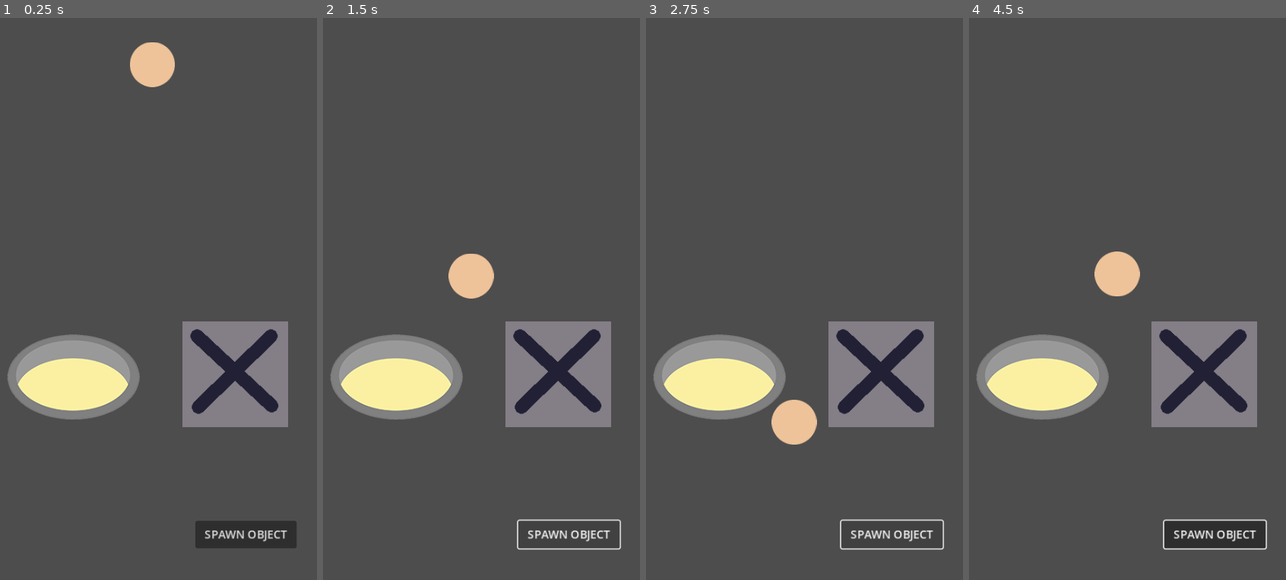
Above: before the commit, frames 1-4 (left to right).
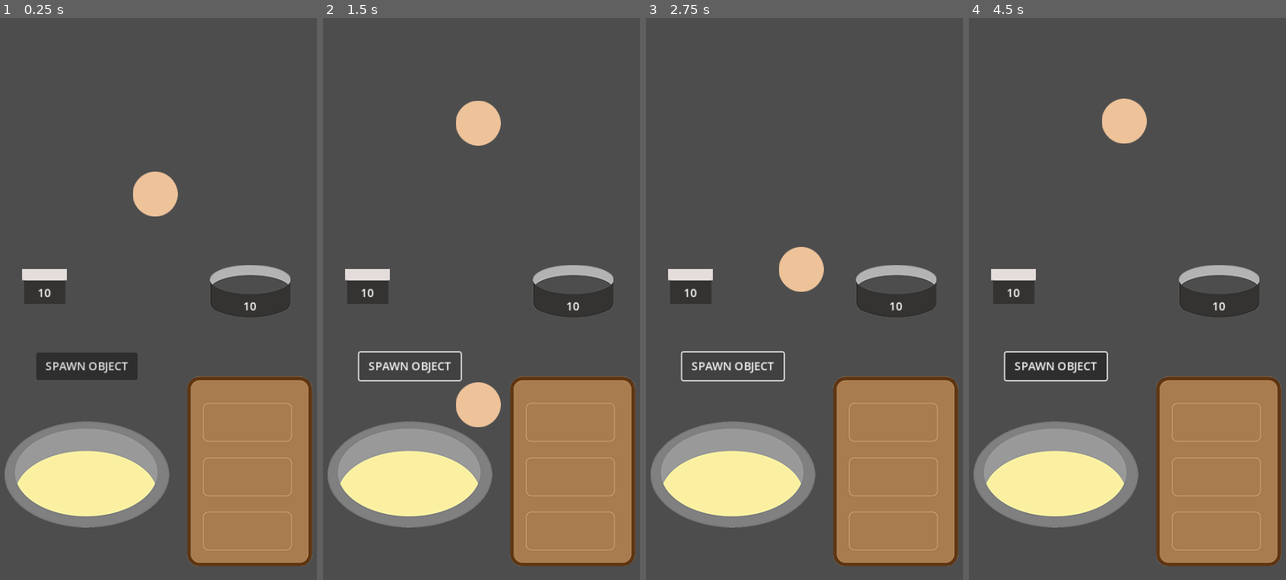
Above: after the commit, the same moments.

Repository: nathrmendoza/isv-godot-v2
Game: Godot game, scene res://scenes/level_debug.tscn
The game is run twice, just before and just after one commit, with the same random seed, the same clock (stepped at 60 frames per second) and the same inputs.
Inputs (mouse positions are in pixels of both pictures, inside the frame that each line leads up to):
- Up to frame 1 (0.25 s): no input
- Up to frame 2 (1.5 s): click "SPAWN OBJECT" at 0.5 s; click "SPAWN OBJECT" at 1.25 s
- Up to frame 3 (2.75 s): click "SPAWN OBJECT" at 2 s
- Up to frame 4 (4.5 s): drag from (1041, 372) to (1203, 372) at 2.77 s; drag from (1057, 304) to (1203, 372) at 3.52 s; tap Enter at 4.25 s; move the mouse to (1159, 141) at 4.27 s; press the mouse at (1159, 141) at 4.28 s

The runs differ from the first frame. In frame 1, 33% of the frame differs, in the area x 1-99%, y 4-98%; in frame 2, 34%, in the area x 1-99%, y 14-98%; in frame 3, 33%; in frame 4, 33%.

Commit message:
updates 09/21/24: container objects, update sprites

Diff:
--- /dev/null
+++ b/data/ingredient/res_testball.tres
@@ -0,0 +1,11 @@
+[gd_resource type="Resource" script_class="Ingredient" load_steps=3 format=3 uid="uid://dwgw3h8gqgtju"]
+
+[ext_resource type="PackedScene" uid="uid://dvbw61cjjh4ty" path="res://scenes/obj_ingredient.tscn" id="1_x8j0c"]
+[ext_resource type="Script" path="res://scripts/model_ingredient.gd" id="2_wb2xv"]
+
+[resource]
+script = ExtResource("2_wb2xv")
+ingredient_id = "test_ball"
+name = "Test Ball"
+description = "Just a ball for testing."
+ingredient_scene = ExtResource("1_x8j0c")
--- a/project.godot
+++ b/project.godot
@@ -10,10 +10,14 @@
 
 [application]
 
-config/name="MechanicsTesting"
+config/name="ProjectISV"
 run/main_scene="res://scenes/level_debug.tscn"
 config/features=PackedStringArray("4.3", "Mobile")
 config/icon="res://icon.svg"
+
+[autoload]
+
+PlayerData="*res://scripts/globals_player_data.gd"
 
 [display]
 
@@ -21,6 +25,7 @@
 window/size/viewport_height=864
 window/size/initial_position=Vector2i(-1, 0)
 window/stretch/mode="canvas_items"
+window/stretch/aspect="keep_width"
 window/handheld/orientation=1
 
 [global_group]
--- a/scenes/level_debug.tscn
+++ b/scenes/level_debug.tscn
@@ -1,9 +1,12 @@
-[gd_scene load_steps=5 format=3 uid="uid://gf6116eqikgr"]
+[gd_scene load_steps=8 format=3 uid="uid://gf6116eqikgr"]
 
 [ext_resource type="PackedScene" uid="uid://dvbw61cjjh4ty" path="res://scenes/obj_ingredient.tscn" id="1_0booi"]
 [ext_resource type="Script" path="res://scripts/debug.gd" id="1_d5xud"]
-[ext_resource type="PackedScene" uid="uid://def7o8q05t2hh" path="res://scenes/obj_droppable.tscn" id="3_xmf5l"]
+[ext_resource type="PackedScene" uid="uid://codud652vjd76" path="res://scenes/obj_prep_table.tscn" id="4_uq3oj"]
 [ext_resource type="PackedScene" uid="uid://o1cgde63wpn6" path="res://scenes/obj_stove.tscn" id="4_ynn72"]
+[ext_resource type="PackedScene" uid="uid://dvob3mx2mmah6" path="res://scenes/obj_container.tscn" id="5_488xn"]
+[ext_resource type="Resource" uid="uid://dwgw3h8gqgtju" path="res://data/ingredient/res_testball.tres" id="6_rnhqv"]
+[ext_resource type="PackedScene" uid="uid://88tqqbpackoo" path="res://scenes/obj_container_alt.tscn" id="7_u1egw"]
 
 [node name="LevelDebug" type="Node2D"]
 script = ExtResource("1_d5xud")
@@ -16,24 +19,35 @@
 anchor_top = 1.0
 anchor_right = 0.5
 anchor_bottom = 1.0
-offset_left = 298.0
-offset_top = 780.0
-offset_right = 442.0
-offset_bottom = 819.0
+offset_left = 72.0
+offset_top = 541.0
+offset_right = 216.0
+offset_bottom = 580.0
 grow_horizontal = 2
 grow_vertical = 0
 text = "SPAWN OBJECT"
 
-[node name="ObjDroppable" parent="." instance=ExtResource("3_xmf5l")]
-position = Vector2(355, 572)
-
 [node name="ObjIngredient" parent="." instance=ExtResource("1_0booi")]
-position = Vector2(237, 103)
+position = Vector2(241, 287)
 
 [node name="ObjStove" parent="." instance=ExtResource("4_ynn72")]
-position = Vector2(125, 566)
+position = Vector2(144, 702)
 
 [node name="SpawnLocation" type="Marker2D" parent="."]
-position = Vector2(231, 417)
+position = Vector2(241, 200)
+
+[node name="ObjPrepTable" parent="." instance=ExtResource("4_uq3oj")]
+position = Vector2(375, 710)
+rotation = 1.5708
+
+[node name="ObjContainer" parent="." instance=ExtResource("5_488xn")]
+position = Vector2(376, 454)
+ingredient = ExtResource("6_rnhqv")
+pop_direction = "left"
+
+[node name="ObjContainerAlt" parent="." instance=ExtResource("7_u1egw")]
+position = Vector2(84, 447)
+ingredient = ExtResource("6_rnhqv")
+pop_direction = "right"
 
 [connection signal="pressed" from="Button" to="." method="_on_button_pressed"]
--- /dev/null
+++ b/scenes/obj_container.tscn
@@ -0,0 +1,51 @@
+[gd_scene load_steps=4 format=3 uid="uid://dvob3mx2mmah6"]
+
+[ext_resource type="Script" path="res://scripts/bhv_container.gd" id="1_405xt"]
+[ext_resource type="Texture2D" uid="uid://bof7512r1lu8i" path="res://sprites/containers/spr_container.png" id="2_8tlsa"]
+
+[sub_resource type="RectangleShape2D" id="RectangleShape2D_xshy5"]
+size = Vector2(114, 74)
+
+[node name="ObjContainer" type="Node2D"]
+script = ExtResource("1_405xt")
+
+[node name="Sprite2D" type="Sprite2D" parent="."]
+texture = ExtResource("2_8tlsa")
+
+[node name="Area2D" type="Area2D" parent="."]
+
+[node name="CollisionShape2D" type="CollisionShape2D" parent="Area2D"]
+shape = SubResource("RectangleShape2D_xshy5")
+
+[node name="Control" type="Control" parent="."]
+layout_mode = 3
+anchors_preset = 0
+offset_left = -57.0
+offset_top = -37.0
+offset_right = 57.0
+offset_bottom = 37.0
+size_flags_horizontal = 4
+size_flags_vertical = 4
+mouse_filter = 2
+
+[node name="StockLabel" type="Label" parent="Control"]
+layout_mode = 1
+anchors_preset = 7
+anchor_left = 0.5
+anchor_top = 1.0
+anchor_right = 0.5
+anchor_bottom = 1.0
+offset_left = -20.0
+offset_top = -27.0
+offset_right = 20.0
+offset_bottom = -4.0
+grow_horizontal = 2
+grow_vertical = 0
+size_flags_horizontal = 4
+text = "0"
+horizontal_alignment = 1
+vertical_alignment = 1
+
+[connection signal="input_event" from="Area2D" to="." method="_on_area_2d_input_event"]
+[connection signal="mouse_entered" from="Area2D" to="." method="_on_area_2d_mouse_entered"]
+[connection signal="mouse_exited" from="Area2D" to="." method="_on_area_2d_mouse_exited"]
--- /dev/null
+++ b/scenes/obj_container_alt.tscn
@@ -0,0 +1,51 @@
+[gd_scene load_steps=4 format=3 uid="uid://88tqqbpackoo"]
+
+[ext_resource type="Script" path="res://scripts/bhv_container.gd" id="1_heo02"]
+[ext_resource type="Texture2D" uid="uid://i2emos6b87dx" path="res://sprites/containers/spr_container_alt.png" id="2_r47jp"]
+
+[sub_resource type="RectangleShape2D" id="RectangleShape2D_xshy5"]
+size = Vector2(64, 50)
+
+[node name="ObjContainerAlt" type="Node2D"]
+script = ExtResource("1_heo02")
+
+[node name="Sprite2D" type="Sprite2D" parent="."]
+texture = ExtResource("2_r47jp")
+
+[node name="Area2D" type="Area2D" parent="."]
+
+[node name="CollisionShape2D" type="CollisionShape2D" parent="Area2D"]
+shape = SubResource("RectangleShape2D_xshy5")
+
+[node name="Control" type="Control" parent="."]
+layout_mode = 3
+anchors_preset = 0
+offset_left = -32.0
+offset_top = -25.0
+offset_right = 32.0
+offset_bottom = 25.0
+size_flags_horizontal = 4
+size_flags_vertical = 4
+mouse_filter = 2
+
+[node name="StockLabel" type="Label" parent="Control"]
+layout_mode = 1
+anchors_preset = 7
+anchor_left = 0.5
+anchor_top = 1.0
+anchor_right = 0.5
+anchor_bottom = 1.0
+offset_left = -20.0
+offset_top = -27.0
+offset_right = 20.0
+offset_bottom = -4.0
+grow_horizontal = 2
+grow_vertical = 0
+size_flags_horizontal = 4
+text = "0"
+horizontal_alignment = 1
+vertical_alignment = 1
+
+[connection signal="input_event" from="Area2D" to="." method="_on_area_2d_input_event"]
+[connection signal="mouse_entered" from="Area2D" to="." method="_on_area_2d_mouse_entered"]
+[connection signal="mouse_exited" from="Area2D" to="." method="_on_area_2d_mouse_exited"]
--- /dev/null
+++ b/scenes/obj_prep_table.tscn
@@ -0,0 +1,45 @@
+[gd_scene load_steps=6 format=3 uid="uid://codud652vjd76"]
+
+[ext_resource type="Script" path="res://scripts/bhv_prep_table.gd" id="1_ef8re"]
+[ext_resource type="Texture2D" uid="uid://do5b5skp4a6te" path="res://sprites/prep/spr_prep_table.png" id="1_xuxrw"]
+
+[sub_resource type="RectangleShape2D" id="RectangleShape2D_g1o4t"]
+size = Vector2(60, 130)
+
+[sub_resource type="RectangleShape2D" id="RectangleShape2D_sxqc2"]
+size = Vector2(58, 129)
+
+[sub_resource type="RectangleShape2D" id="RectangleShape2D_quu56"]
+size = Vector2(58, 128)
+
+[node name="ObjPrepTable" type="Node2D"]
+script = ExtResource("1_ef8re")
+
+[node name="Sprite2D" type="Sprite2D" parent="."]
+texture = ExtResource("1_xuxrw")
+
+[node name="Area1" type="Area2D" parent="."]
+position = Vector2(-69, 2)
+
+[node name="CollisionShape2D" type="CollisionShape2D" parent="Area1"]
+position = Vector2(-1, 2)
+shape = SubResource("RectangleShape2D_g1o4t")
+
+[node name="Area2" type="Area2D" parent="."]
+position = Vector2(8, 0)
+
+[node name="CollisionShape2D" type="CollisionShape2D" parent="Area2"]
+position = Vector2(0, 3.5)
+shape = SubResource("RectangleShape2D_sxqc2")
+
+[node name="Area3" type="Area2D" parent="."]
+position = Vector2(85, 0)
+
+[node name="CollisionShape2D" type="CollisionShape2D" parent="Area3"]
+position = Vector2(-1, 3)
+shape = SubResource("RectangleShape2D_quu56")
+
+[connection signal="body_entered" from="Area1" to="." method="_on_area_1_body_entered"]
+[connection signal="body_exited" from="Area1" to="." method="_on_area_1_body_exited"]
+[connection signal="mouse_entered" from="Area1" to="." method="_on_area_1_mouse_entered"]
+[connection signal="mouse_exited" from="Area1" to="." method="_on_area_1_mouse_exited"]
--- a/scenes/obj_stove.tscn
+++ b/scenes/obj_stove.tscn
@@ -62,7 +62,7 @@
 [node name="Area2D" type="Area2D" parent="."]
 
 [node name="CollisionPolygon2D" type="CollisionPolygon2D" parent="Area2D"]
-polygon = PackedVector2Array(0, -50, -23, -49, -47, -42, -67, -33, -80, -21, -88, -11, -92, 0, -93, 7, -93, 15, -90, 26, -85, 35, -75, 46, -62, 55, -46, 62, -29, 67, -15, 69, 0, 70, 17, 69, 33, 66, 43, 63, 51, 60, 60, 56, 66.4338, 51.7108, 72, 48, 79, 42, 84, 36, 89, 28, 92, 20, 93, 14, 93, 5, 91, -4, 88, -10, 82, -19, 73, -28, 59, -37, 47, -42, 35, -46, 13, -50)
+polygon = PackedVector2Array(0, -64, -24, -62, -45, -58, -65, -51, -84, -40, -99, -28, -111, -12, -115, 2, -117, 18, -112, 34, -105, 45, -97, 54, -85, 64, -67, 74, -49, 81, -31, 85, -10, 88, 8, 88, 25, 86, 45, 82, 65, 75, 80, 67, 92, 58, 102, 48, 113, 33, 117, 13, 115, 0, 110, -13, 97, -29, 82, -41, 66, -50, 45, -57, 23, -62)
 
 [node name="ParentMask" type="Sprite2D" parent="."]
 clip_children = 1
--- /dev/null
+++ b/scripts/bhv_container.gd
@@ -0,0 +1,36 @@
+extends Node2D
+
+@export var ingredient: Ingredient
+@export_enum('straight', 'left', 'right') var pop_direction = 'straight'
+var stock: int = 0
+
+@onready var stockText: Label = $Control/StockLabel
+
+# Called when the node enters the scene tree for the first time.
+func _ready() -> void:
+	if ingredient != null:
+		stock = PlayerData.getStock(ingredient.ingredient_id)
+		update_stock(stock)
+
+func update_stock(num) -> void:
+	stock = num
+	stockText.text = str(num)
+
+#run this when scene is done
+func update_player_data() -> void:
+	PlayerData.updateStock(ingredient.ingredient_id, stock)
+
+#click container, instantiate ingredient
+func _on_area_2d_input_event(viewport: Node, event: InputEvent, shape_idx: int) -> void:
+	if ingredient and stock > 0:
+		if event is InputEventMouseButton and event.button_index == MOUSE_BUTTON_LEFT:
+			if event.pressed:
+				update_stock(stock - 1)
+				var _ingredient = ingredient.ingredient_scene.instantiate()
+				_ingredient.position = Vector2(0, 0)
+				#UPDATE THIS TO MAIN SCENE
+				add_child(_ingredient)
+				_ingredient._tween_pop_off(pop_direction)
+
+				#test parent node
+				print_debug(_ingredient.get_parent())
--- a/scripts/bhv_ingredient.gd
+++ b/scripts/bhv_ingredient.gd
@@ -1,7 +1,7 @@
 extends RigidBody2D
 
 #ingredient specific properties
-@export_range(1, 15, 1) var cook_timer: int = 10
+@export_range(1, 15, 1) var cook_timer: int = 6
 
 @onready var animated_sprite: AnimatedSprite2D = $AnimatedSprite2D
 @onready var collision_body: CollisionShape2D = $CollisionShape2D
@@ -94,8 +94,6 @@
 		draggable = false
 		global_position = cooking_position
 		set_deferred('freeze', true)
-		#disable collider masks (this ensures ingredients don't bump with each other)
-		set_collision_mask_value(1, false)
 		hide()
 
 func finish_cooking():
@@ -106,10 +104,6 @@
 	freeze = false
 	_tween_pop_off('right')
 
-	#reset collisions
-	await get_tree().create_timer(2.0).timeout
-	set_collision_mask_value(1, true)
-
 #getting texture from animation (single frame only)
 func get_anim_texture(state: String) -> Texture2D:
 	var sprite_frames = animated_sprite.get_sprite_frames()
@@ -117,10 +111,18 @@
 
 #tween
 func _tween_pop_off(direction: String):
+	#disable collider for 2 seconds (avoids bumping to each other)
+	set_collision_mask_value(1, false)
+
+	var rand_x = randi_range(75, 250)
 	match direction:
 		'straight':
 			apply_central_impulse(Vector2(0, -500))
 		'left':
-			apply_central_impulse(Vector2(-150, -500))
+			apply_central_impulse(Vector2(-rand_x, -500))
 		'right':
-			apply_central_impulse(Vector2(150, -500))
+			apply_central_impulse(Vector2(rand_x, -500))
+
+
+	await get_tree().create_timer(0.75).timeout
+	set_collision_mask_value(1, true)
--- /dev/null
+++ b/scripts/bhv_prep_table.gd
@@ -0,0 +1,27 @@
+extends Node
+
+var area_1_colliding_body = null
+var area_2_colliding_body = null
+var area_3_colliding_body = null
+
+#array of ingredient dictionaries
+var area_1_slots: Array = [null, null, null]
+var area_2_slots: Array = [null, null, null]
+var area_3_slots: Array = [null, null, null]
+
+#signals:
+#mouse signals: dictates which prep area is being hovered, this avoids having multiple
+#prep areas triggering body collisions, mouse signals serves as checkers
+#body signals: detects body collisions from ingredients and set them to the variable which
+#will later be used if the mouse releases within the collider
+func _on_area_1_mouse_entered() -> void:
+	print_debug('mouse entered')
+
+func _on_area_1_mouse_exited() -> void:
+	print_debug('mouse exited')
+
+func _on_area_1_body_entered(body: Node2D) -> void:
+	print_debug('body entered')
+
+func _on_area_1_body_exited(body: Node2D) -> void:
+	print_debug('body exited')
--- a/scripts/bhv_stove.gd
+++ b/scripts/bhv_stove.gd
@@ -1,9 +1,9 @@
 extends Node
 
 const MAX_COOK = 6
-var cooking_slots: Array
-var cooking_sprites: Array
-var cooking_tweens: Array
+var cooking_slots: Array = [null, null, null, null, null, null]
+var cooking_sprites: Array = [null, null, null, null, null, null]
+var cooking_tweens: Array = [null, null, null, null, null, null]
 
 var colliding_body_ref = null
 
@@ -22,12 +22,6 @@
 
 var timer: float = 0.0
 var cook_time_tally: float = 0.0
-
-# Called when the node enters the scene tree for the first time.
-func _ready() -> void:
-	cooking_slots = [null, null, null, null, null, null]
-	cooking_sprites = [null, null, null, null, null, null]
-	cooking_tweens = [null, null, null, null, null, null]
 
 #this ensures stove animations are running until there's no ingredient left
 func _physics_process(delta: float) -> void:
--- /dev/null
+++ b/scripts/globals_player_data.gd
@@ -0,0 +1,71 @@
+extends Node
+
+var ingredients: Dictionary = {
+	'test_ball': {
+		'stock': 10
+	},
+	'blunt_ball': {
+		'stock': 0
+	},
+	'pierce_ball': {
+		'stock': 0
+	},
+	'slice_ball': {
+		'stock': 0
+	},
+	'fire_ball': {
+		'stock': 0
+	},
+	'water_ball': {
+		'stock': 0
+	},
+	'shock_ball': {
+		'stock': 0
+	},
+	'wind_ball': {
+		'stock': 0
+	},
+	'heal_ball': {
+		'stock': 0
+	},
+	'shield_ball': {
+		'stock': 0
+	}
+}
+
+func getStock(name) -> int:
+	var _ingredient = _fetch_ingredient(name)
+	if _ingredient:
+		return _ingredient.stock
+	#fallback
+	return 0
+
+func updateStock(name: String, num: int) -> void:
+	var _ingredient = _fetch_ingredient(name)
+	if _ingredient:
+		_ingredient.stock = num
+
+func _fetch_ingredient(name: String):
+	match name:
+		'test_ball':
+			return ingredients.test_ball
+		'pierce_ball':
+			return ingredients.pierce_ball
+		'blunt_ball':
+			return ingredients.blunt_ball
+		'slice_ball':
+			return ingredients.slice_ball
+		'fire_ball':
+			return ingredients.fire_ball
+		'water_ball':
+			return ingredients.water_ball
+		'shock_ball':
+			return ingredients.shock_ball
+		'wind_ball':
+			return ingredients.wind_ball
+		'heal_ball':
+			return ingredients.test_ball
+		'shield_ball':
+			return ingredients.shield_ball
+	#fallback
+	return null
--- /dev/null
+++ b/scripts/model_ingredient.gd
@@ -0,0 +1,7 @@
+extends Resource
+class_name Ingredient
+
+@export var ingredient_id: String
+@export var name: String
+@export_multiline var description: String
+@export var ingredient_scene: PackedScene
Binary file added: sprites/containers/spr_container.png
Not shown, added: sprites/containers/spr_container.png.import
Binary file added: sprites/containers/spr_container_alt.png
Not shown, added: sprites/containers/spr_container_alt.png.import
Binary file added: sprites/prep/spr_prep_table.png
Not shown, added: sprites/prep/spr_prep_table.png.import
Binary file changed: sprites/stove/spr_clip_mask.png
Binary file changed: sprites/stove/spr_stove_cooking_1.png
Binary file changed: sprites/stove/spr_stove_cooking_2.png
Binary file changed: sprites/stove/spr_stove_cooking_3.png
Binary file changed: sprites/stove/spr_stove_cooking_4.png
Binary file changed: sprites/stove/spr_stove_cooking_5.png
(and 4 more such lines)
